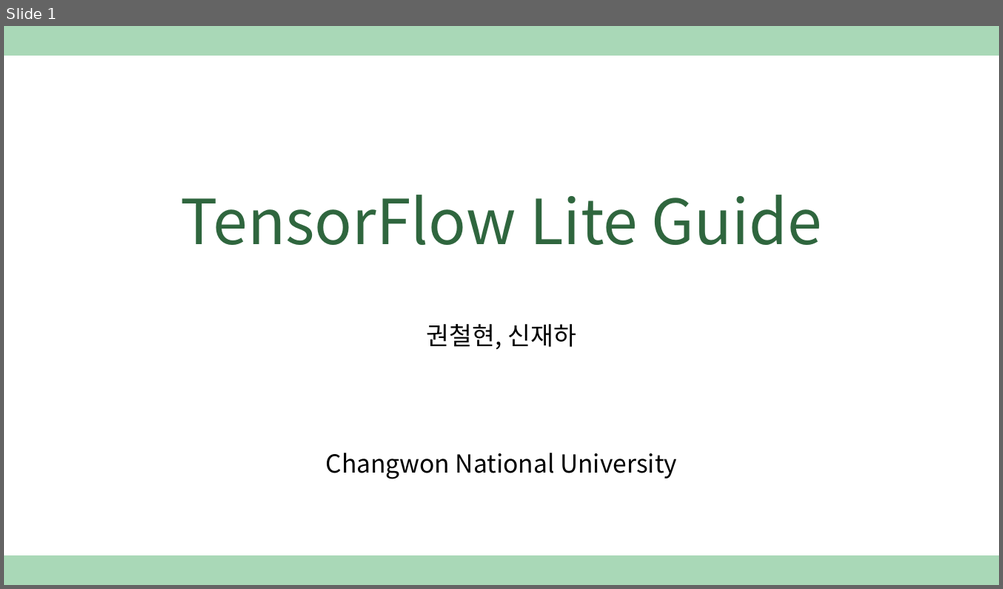
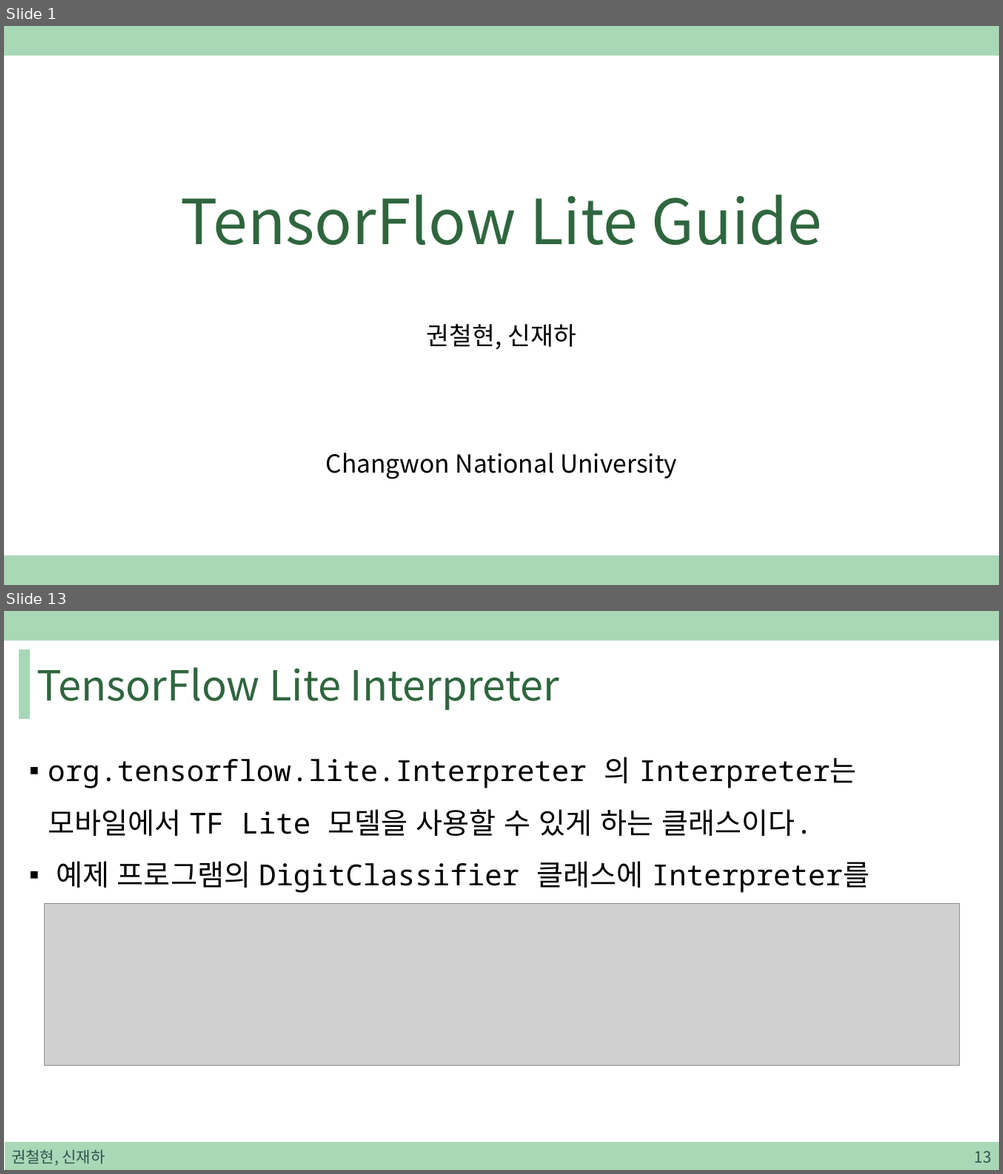
Before and after one commit to sjh4287/capston, a slide deck: 2022.01.07/TensorFlow Lite Guide.pptx. Shown one above the other, each under a label of ours: slide 1 before the commit, slides 1 and 13 after it; the slides between them are not shown. The pictures are 1003x589 and 1003x1174 pixels, drawn with LibreOffice and Linux fonts; fonts in the diff are those of the drawing; grey boxes stand for pictures. Boxes give left, top, right and bottom in pixels: in the first picture for what was removed or moved away, otherwise in the second. Text is boxed around its words. In the diff, an @@ line names an element or a change of style, - is before the commit and + after.

```diff
--- a/2022.01.07/TensorFlow Lite Guide.pptx
+++ b/2022.01.07/TensorFlow Lite Guide.pptx
@@ slide 13 added at (4, 611, 999, 1170), background #FFFFFF; not listed: 1 template element that a slide beside it also shows @@
@@ rectangle added at (20, 649, 29, 718), fill #A9D8B7, outline #A9D8B7 1 pt @@
@@ title added at (37, 667, 559, 710), 40 pt, text #2F663E @@
+TensorFlow Lite Interpreter
@@ text added at (48, 757, 869, 893), 28 pt, text #000000 @@
+▪ org.tensorflow.lite.Interpreter 의 Interpreter는 모바일에서 TF Lite 모델을 사용할 수 있게 하는 클래스이다.
+▪ 예제 프로그램의 DigitClassifier 클래스에 Interpreter를 추가한다.
@@ picture added at (44, 904, 959, 1066) @@
@@ rectangle added at (5, 1143, 999, 1170), fill #A9D8B7, outline #A9D8B7 1 pt @@
@@ text added at (11, 1150, 105, 1166), 15 pt, text #305250 @@
+권철현, 신재하
@@ page number added at (974, 1151, 991, 1163), 15 pt, text #305250 @@
+13
```
Also in this commit, not shown: 21 other slides added.
